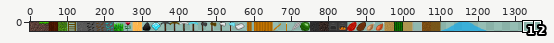
Sprite sheet -- terrable/assets/tileset2.png. Above: a wide view before the commit, with the close-up outlined.
Close-up. Earlier state:
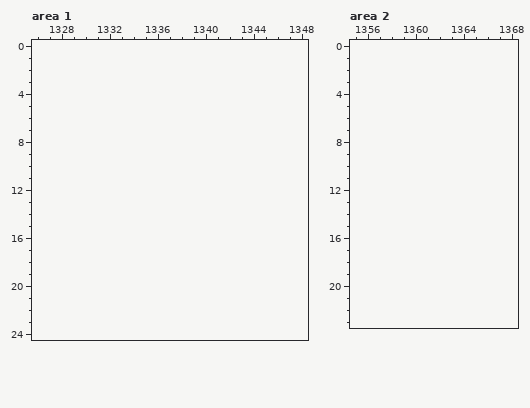
The file is 1225x25 pixels. Pixels under 10% opacity are left out. Colours within 5 levels of each other are drawn and written as one. Shown: area 1: x 1326..1348, y 0..24; area 2: x 1355..1368, y 0..23. The old version is drawn lined up with the new one, on the new canvas. The wide view leaves out empty margins. The commit also changed other parts of the picture, which this record leaves out.
And afterwards:
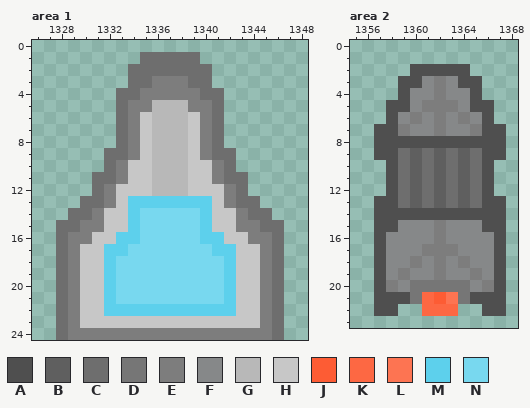
Palette (. is transparent): A #4f4f4f  B #5f5f5f  C #6e6e6e  D #767676  E #7d7d7d  F #868889  G #b8b8b8  H #c7c7c7  J #fd5c34  K #fd6843  L #fd7452  M #5dd0ec  N #78d8ef
Changes in this commit:
{"change": "canvas 1225x25 -> 1375x25"}
{"where": "area 1"}
{"y":1,"x":1335,"old":".....","new":"CCCCC"}
{"y":2,"x":1334,"old":".......","new":"CCCCCCC"}
{"y":3,"x":1334,"old":".......","new":"CCEEECC"}
{"y":4,"x":1333,"old":".........","new":"CCEEEEECC"}
{"y":5,"x":1333,"old":".........","new":"CEEGGGEEC"}
{"y":6,"x":1333,"old":".........","new":"CEHGGGHEC"}
{"y":7,"x":1333,"old":".........","new":"CEHGGGHEC"}
{"y":8,"x":1333,"old":".........","new":"CEHGGGHEC"}
{"y":9,"x":1332,"old":"...........","new":"CCEHGGGHECC"}
{"y":10,"x":1332,"old":"...........","new":"CEHHGGGHHEC"}
{"y":11,"x":1331,"old":".............","new":"CCEHHGGGHHECC"}
{"y":12,"x":1331,"old":".............","new":"CEHHHGGGHHHEC"}
{"y":13,"x":1330,"old":"...............","new":"CCEHMMMMMMMHECC"}
{"y":14,"x":1329,"old":".................","new":"CCEHHMNNNNNMHHECC"}
{"y":15,"x":1328,"old":"...................","new":"CCEEHHMNNNNNMHHEECC"}
{"y":16,"x":1328,"old":"...................","new":"CEEHHMMNNNNNMMHHEEC"}
{"y":17,"x":1328,"old":"...................","new":"CEHHMMNNNNNNNMMHHEC"}
{"y":18,"x":1328,"old":"...................","new":"CEHHMNNNNNNNNNMHHEC"}
{"y":19,"x":1328,"old":"...................","new":"CEHHMNNNNNNNNNMHHEC"}
{"y":20,"x":1328,"old":"...................","new":"CEHHMNNNNNNNNNMHHEC"}
{"y":21,"x":1328,"old":"...................","new":"CEHHMNNNNNNNNNMHHEC"}
{"y":22,"x":1328,"old":"...................","new":"CEHHMMMMMMMMMMMHHEC"}
{"y":23,"x":1328,"old":"...................","new":"CEHHHHHHHHHHHHHHHEC"}
{"y":24,"x":1328,"old":"...................","new":"CEEEEEEEEEEEEEEEEEC"}
{"where": "area 2"}
{"y":2,"x":1360,"old":".....","new":"AAAAA"}
{"y":3,"x":1359,"old":".......","new":"AAFEFAA"}
{"y":4,"x":1359,"old":".......","new":"AFFEFFA"}
{"y":5,"x":1358,"old":".........","new":"AAFEEEFAA"}
{"y":6,"x":1358,"old":".........","new":"AFEFEFEFA"}
{"y":7,"x":1357,"old":"...........","new":"AAEFFEFFEAA"}
{"y":8,"x":1357,"old":"...........","new":"AAAAAAAAAAA"}
{"y":9,"x":1357,"old":"...........","new":"AACBCBCBCAA"}
{"y":10,"x":1358,"old":".........","new":"ACBCBCBCA"}
{"y":11,"x":1358,"old":".........","new":"ACBCBCBCA"}
{"y":12,"x":1358,"old":".........","new":"ACBCBCBCA"}
{"y":13,"x":1357,"old":"...........","new":"AACBCBCBCAA"}
{"y":14,"x":1357,"old":"...........","new":"AAAAAAAAAAA"}
{"y":15,"x":1357,"old":"...........","new":"AAFFFEFFFAA"}
{"y":16,"x":1357,"old":"...........","new":"AFFFFEFFFFA"}
{"y":17,"x":1357,"old":"...........","new":"AFFFEEEFFFA"}
{"y":18,"x":1357,"old":"...........","new":"AFFEFEFEFFA"}
{"y":19,"x":1357,"old":"...........","new":"AFEFFEFFEFA"}
{"y":20,"x":1357,"old":"...........","new":"AEFDDDDDFEA"}
{"y":21,"x":1357,"old":"...........","new":"AAADKJLDAAA"}
{"y":22,"x":1357,"old":"..","new":"AA"}
{"y":22,"x":1361,"old":"...","new":"KKK"}
{"y":22,"x":1366,"old":"..","new":"AA"}
{"label":"added","picture_box":[56,52,284,340]}
{"label":"added","picture_box":[374,64,506,316]}
